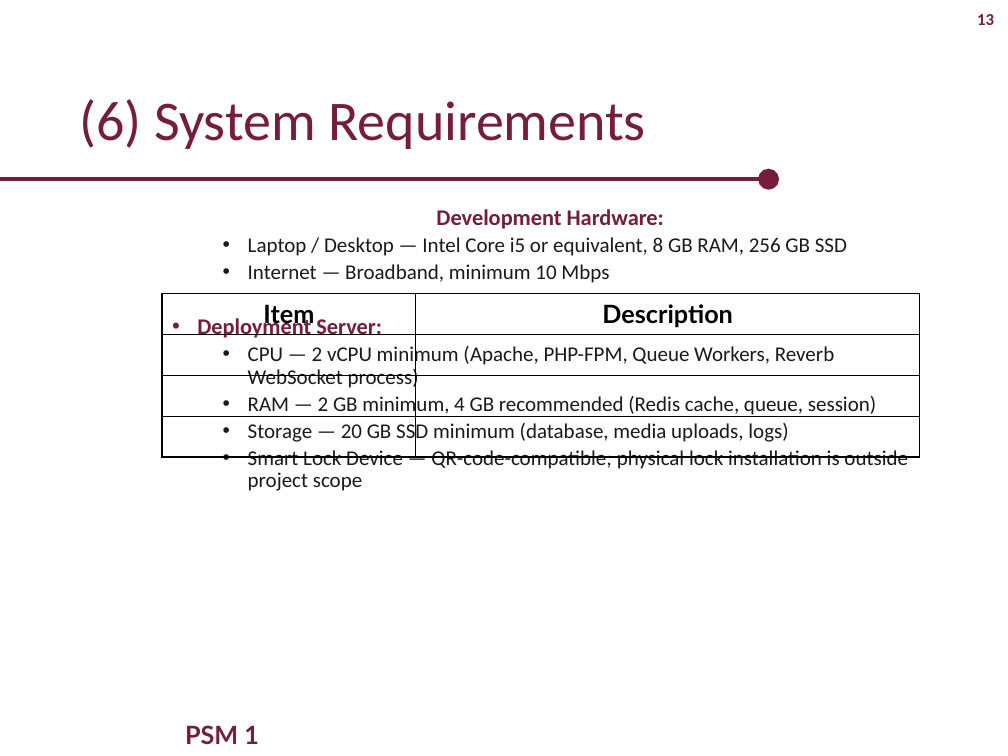
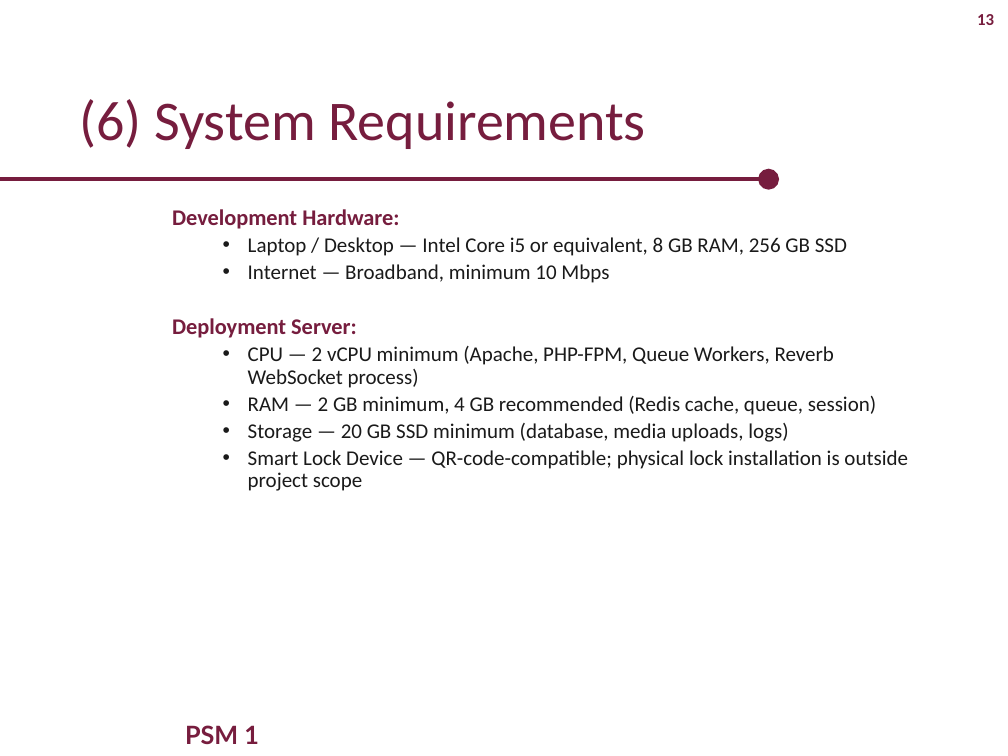
Before and after one commit to aisyahumairah/HomeLodge-Doc, a slide deck: slide 13 of docs/Presentation/HomeLodge_PSM1_v2.pptx. Drawn at 1008x756 pixels with LibreOffice and Linux fonts; fonts in the diff are those of the drawing; background and template pictures are left out. Boxes give left, top, right and bottom in pixels: in the first picture for what was removed or moved away, otherwise in the second. Text is boxed around its words. In the diff, an @@ line names an element or a change of style, - is before the commit and + after.

```diff
--- a/docs/Presentation/HomeLodge_PSM1_v2.pptx
+++ b/docs/Presentation/HomeLodge_PSM1_v2.pptx
@@ text at [172,209,399,338]: alignment centre to left; bullet • to none @@
@@ table removed at [162,293,920,457], 4 rows, 2 columns @@
-Item | Description
- | 
- | 
- | 
```
Also in this commit, not shown: 7 other slides changed, 1 other file.
